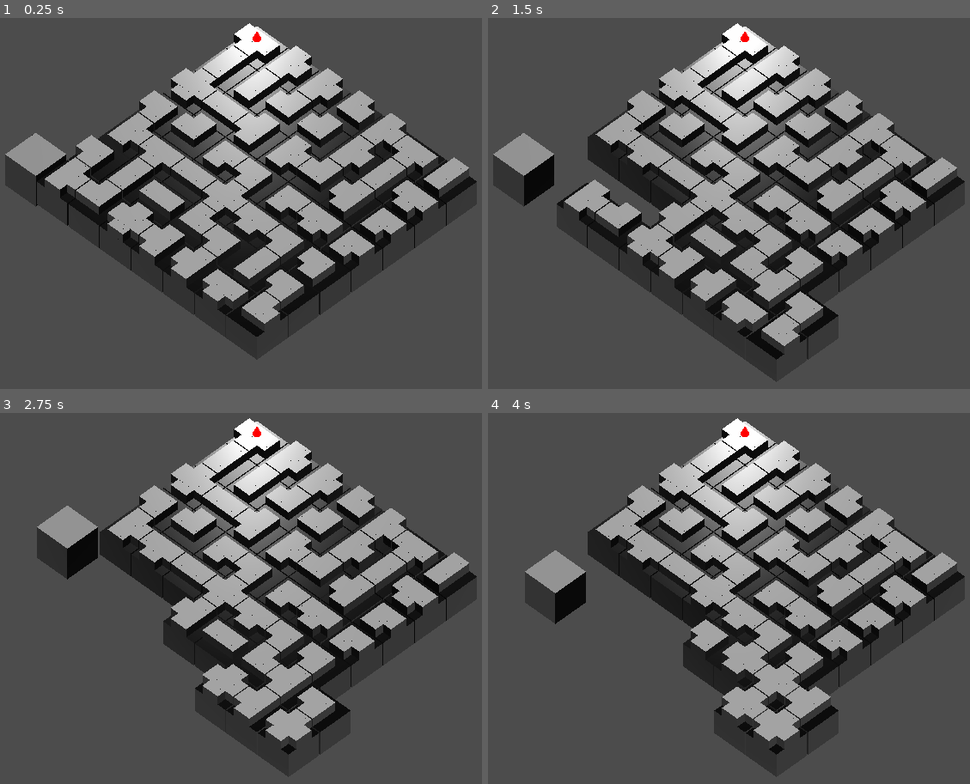
Above: before the commit, frames 1-4 (two rows, left to right).
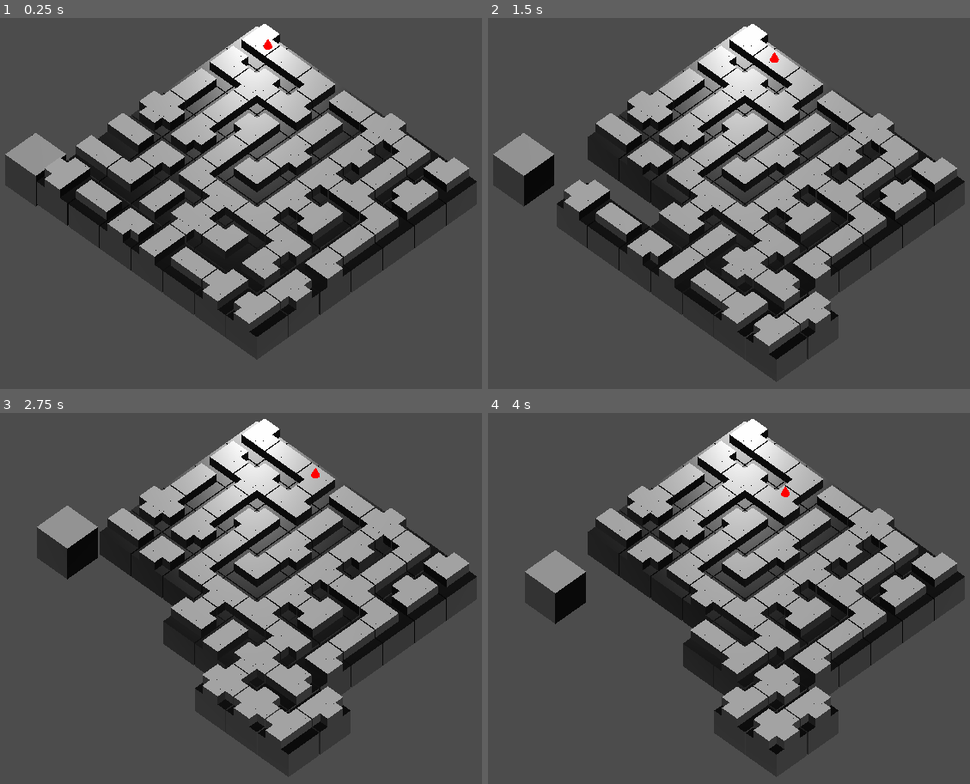
Above: after the commit, the same moments.

Repository: Maxic/magicmaze
Game: Godot game, scene res://main.tscn
The game is run twice, just before and just after one commit, with the same random seed, the same clock (stepped at 60 frames per second) and the same inputs.
Inputs:
- Up to frame 1 (0.25 s): no input
- Up to frame 2 (1.5 s): tap Enter (ui_accept) at 0.5, 0.77, 1.25 s; hold Right (ui_right) 0.53-1.28 s; hold Left (ui_left) from 1.28 s (still down)
- Up to frame 3 (2.75 s): tap Enter (ui_accept) at 1.52, 2 s; release Left (ui_left) at 2.03 s; hold Right (ui_right) from 2.03 s (still down)
- Up to frame 4 (4 s): tap Enter (ui_accept) at 2.75, 3.02, 3.77 s; release Right (ui_right) at 3.53 s; hold Left (ui_left) from 3.53 s (still down)

The runs differ from the first frame. In frame 1, 11% of the frame differs, in the area x 9-98%, y 1-85%; in frame 2, 11%; in frame 3, 9.5%; in frame 4, 8.5%.
Error before the commit: Invalid get index '2' (on base: 'Array'). (res://scripts/grid.gd:35)

Commit message:
hero now spawns via game loop

Diff:
--- /dev/null
+++ b/assets/models/hero/hero.tres
@@ -0,0 +1,11 @@
+[gd_resource type="CylinderMesh" load_steps=2 format=2]
+
+[sub_resource type="SpatialMaterial" id=1]
+flags_unshaded = true
+albedo_color = Color( 1, 0, 0, 1 )
+
+[resource]
+material = SubResource( 1 )
+top_radius = 0.001
+bottom_radius = 0.2
+height = 0.5
--- a/main.tscn
+++ b/main.tscn
@@ -1,7 +1,6 @@
-[gd_scene load_steps=4 format=2]
+[gd_scene load_steps=3 format=2]
 
 [ext_resource path="res://scripts/grid.gd" type="Script" id=1]
-[ext_resource path="res://scenes/hero.tscn" type="PackedScene" id=2]
 
 [sub_resource type="Environment" id=1]
 
@@ -18,6 +17,3 @@
 
 [node name="DirectionalLight" type="DirectionalLight" parent="."]
 transform = Transform( -0.767109, 0, -0.641517, -0.30703, 0.878033, 0.367138, 0.563273, 0.4786, -0.673547, -0.0756321, 3.41526, 0 )
-
-[node name="hero" parent="." instance=ExtResource( 2 )]
-transform = Transform( 1, 0, 0, 0, 1, 0, 0, 0, 1, 0, 1, 0 )
--- a/project.godot
+++ b/project.godot
@@ -33,6 +33,7 @@
 [autoload]
 
 Pathfinder="*res://scripts/pathfinder.gd"
+GameLogic="*res://scripts/game_logic.gd"
 
 [physics]
 
--- a/scenes/hero.tscn
+++ /dev/null
@@ -1,21 +0,0 @@
-[gd_scene load_steps=4 format=2]
-
-[ext_resource path="res://scripts/hero.gd" type="Script" id=1]
-
-[sub_resource type="SpatialMaterial" id=1]
-flags_unshaded = true
-albedo_color = Color( 1, 0, 0, 1 )
-
-[sub_resource type="CylinderMesh" id=2]
-material = SubResource( 1 )
-top_radius = 0.001
-bottom_radius = 0.2
-height = 0.5
-
-[node name="hero" type="Spatial"]
-script = ExtResource( 1 )
-
-[node name="MeshInstance" type="MeshInstance" parent="."]
-transform = Transform( 1, 0, 0, 0, 1, 0, 0, 0, 1, 0.3, 0, 0.3 )
-mesh = SubResource( 2 )
-material/0 = null
--- /dev/null
+++ b/scenes/hero_mesh.tscn
@@ -0,0 +1,8 @@
+[gd_scene load_steps=2 format=2]
+
+[ext_resource path="res://assets/models/hero/hero.tres" type="CylinderMesh" id=1]
+
+[node name="hero_mesh" type="MeshInstance"]
+transform = Transform( 1, 0, 0, 0, 1, 0, 0, 0, 1, 0.3, 1, 0.3 )
+mesh = ExtResource( 1 )
+material/0 = null
--- /dev/null
+++ b/scripts/game_logic.gd
@@ -0,0 +1,13 @@
+extends Node
+
+var grid
+onready var main = get_node("/root/main")
+
+func _ready():
+	grid = main.create_grid()
+	var paths = Pathfinder.find_all_paths(Vector2(0,0), grid)
+	for path in paths:
+		print(path)
+	var hero = Hero.new(0,0)
+	main.add_child(hero)
+	hero.move_along_path(paths[0])
--- a/scripts/grid.gd
+++ b/scripts/grid.gd
@@ -14,12 +14,13 @@
 # TEMP
 var treasure_scene = preload("res://scenes/treasure.tscn")
 
-func _ready():
+func create_grid():
 	type_arr = ["cross_n_e_s_w", "straight_n_s", "straight_e_w", "corner_n_w", "corner_n_e", "corner_s_w", "corner_s_e", "t_n_e_s", "t_n_e_w", "t_n_w_s", "t_s_e_w"]
 	initialize_grid()
 
 	for y in range(GRID_HEIGHT):
 		for x in range(GRID_WIDTH):
+			randomize()
 			type_arr.shuffle()
 			var tile = Tile.new(x,y, type_arr[0])
 			add_child(tile)
@@ -31,8 +32,9 @@
 	indicator_tile = Tile.new(indicator_pos[0], indicator_pos[1], null)
 	add_child(indicator_tile)
 
-	var paths = Pathfinder.find_all_paths(Vector2(0,0), grid)
-	$hero.move_to_pos(paths[2])
+	return grid
+#	var paths = Pathfinder.find_all_paths(Vector2(0,0), grid)
+#	$hero.move_to_pos(paths[2])
 
 func initialize_grid():
 	for y in range(GRID_HEIGHT):
--- a/scripts/hero.gd
+++ b/scripts/hero.gd
@@ -3,6 +3,7 @@
 
 var x
 var y
+var vec_pos
 var i = 0
 var type
 var remaining_path
@@ -10,14 +11,24 @@
 var current_pos
 var new_pos
 
+var hero_mesh = preload("res://scenes/hero_mesh.tscn")
+
 func _init(x_pos, y_pos):
 	self.x = x_pos
 	self.y = y_pos
 	self.vec_pos = Vector2(x,y)
+
+	# Add to correct group
+	add_to_group("heroes")
+
+	# Move to correct position
 	move_to_pos(x, y)
+	var mesh = hero_mesh.instance()
+
+	# Initialize self in world
+	add_child(mesh)
 
 func _physics_process(delta):
-
 	if hero_move:
 		self.translation = lerp(self.translation, new_pos, 0.03)
 		if self.translation.x > new_pos.x-0.1 && self.translation.x < new_pos.x + 0.1 && \
